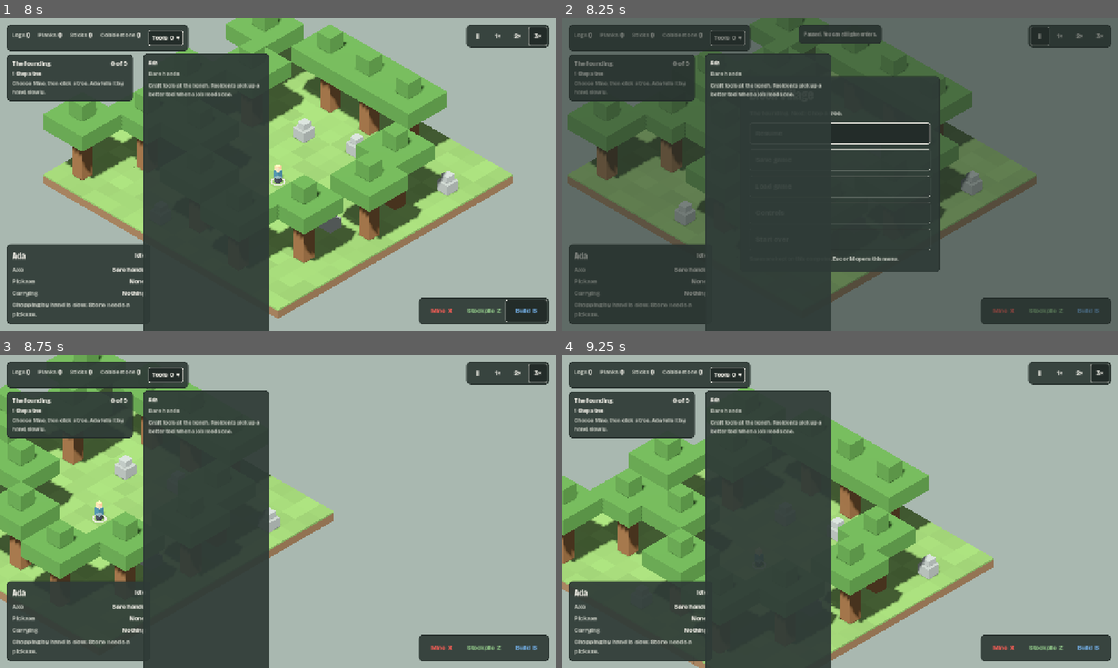
Above: before the commit, frames 1-4 (two rows, left to right).
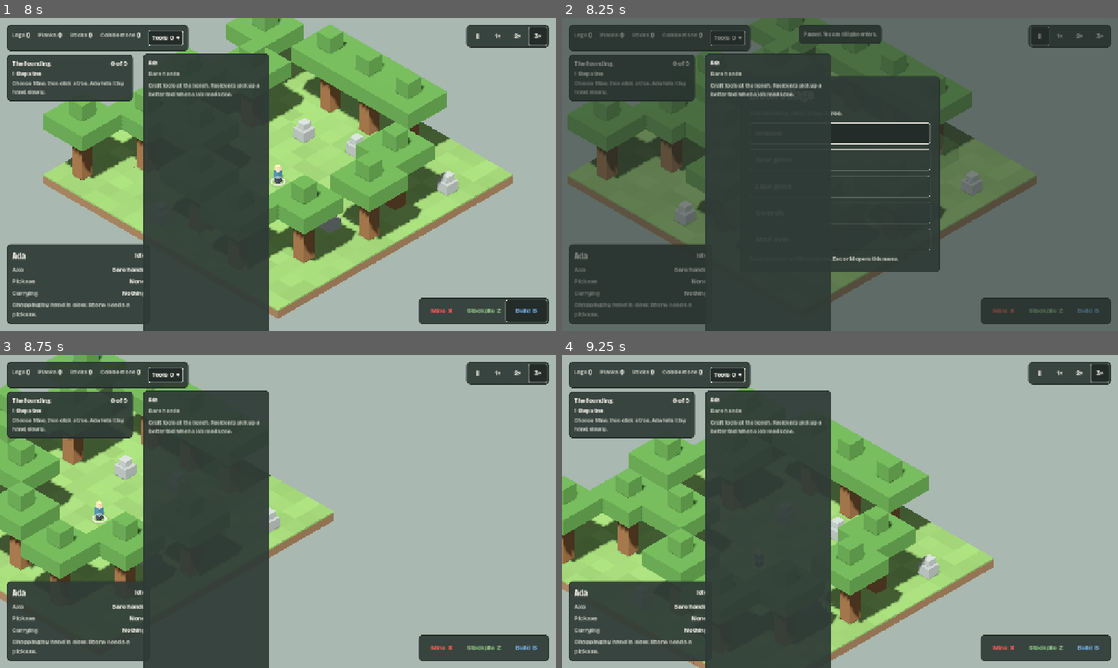
Above: after the commit, the same moments.

Repository: NerdyToddGerdy/mc_village
Game: Godot game, scene res://scenes/main.tscn
Same seed, same stepped clock (60 frames per second), same inputs: the game is played once before the commit and once after it.
Inputs (mouse positions are in pixels of both pictures, inside the frame that each line leads up to):
- Up to frame 1 (8 s): click "Play" at 0.5 s; click "Tools 0 ▾" at 1.25 s; click "‖" at 2 s; click "1×" at 2.75 s; click "2×" at 3.5 s; click "3×" at 4.25 s; click "Mine X" at 5 s; click "Stockpile Z" at 5.75 s; click "Build B" at 6.5 s; click "Crafting bench T 4 logs" at 7.25 s
- Up to frame 2 (8.25 s): tap A at 8 s; move the mouse to (962, 158) at 8.02 s; hold D from 8.03 s (still down); tap M at 8.1 s; click (962, 158) at 8.17 s
- Up to frame 3 (8.75 s): keep holding D; tap Space at 8.27 s
- Up to frame 4 (9.25 s): release D at 8.75 s; tap A at 8.75 s; drag from (728, 527) to (812, 574) at 8.77 s

Frame 1 is identical in both runs. In frame 2, 0.5% of the frame differs, in the area x 68-74%, y 36-59%; in frame 3, less than 0.1%; in frame 4, nothing differs.

Commit message:
Fade trees in front of what the player is looking at; cut away roofs
- Trees standing between the camera and a selected resident, the cell
  under the cursor, a blueprint being placed, or a selected building,
  tree or boulder fade to a see-through shape (30% opacity). The tree
  under the cursor stays solid so it can still be mined.
- A finished house's roof is cut away while the house is selected or
  the cursor is inside it.
- Trees and finished roofs are drawn as their own layers and only
  rebuilt when what's faded or open changes.
- Game-scene test covers fading and roof cutaways; spec §12 records
  the visibility rules.

Refs #3

Co-Authored-By: Claude Opus 5.5 <noreply@anthropic.com>

Diff:
--- a/game/scenes/game.gd
+++ b/game/scenes/game.gd
@@ -161,6 +161,47 @@
 	_world.live_outlines = outlines
 	_world.live_fills = fills
 	_hud.show_hint(hint, _mouse, hint_col)
+	_update_focus(sel)
+
+
+## Tells the world view what the player is looking at, so trees in front of it fade and the roof
+## of a selected or hovered house is cut away (issue #3).
+func _update_focus(sel) -> void:
+	var pts: Array = []
+	for id in selection.get("ids", []):
+		var r := sim.resident(id)
+		if not r.is_empty():
+			pts.append([Vector3(r.pos.x + 0.5, 0.2, r.pos.y + 0.5), 0])
+			pts.append([Vector3(r.pos.x + 0.5, 1.0, r.pos.y + 0.5), 0])
+	if _hover != null:
+		# The tree under the cursor stays solid, so you can see what you're about to mine.
+		var under = _pick(_mouse, false)
+		var keep: int = under.id if under != null and under.kind == "tree" else 0
+		pts.append([Vector3(_hover.x + 0.5, 0.05, _hover.y + 0.5), keep])
+	if tool == "build" and placing != "" and _hover != null:
+		_add_rect_points(pts, Rect2i(_placement_origin(), Defs.TEMPLATES[placing].size), 0.1, 0)
+	if sel != null:
+		if sel.kind == "site":
+			_add_rect_points(pts, Rect2i(sel.origin, sel.size), sim.site_height(sel), 0)
+		else:
+			pts.append([Vector3(sel.cell.x + 0.5, 0.5, sel.cell.y + 0.5), sel.id])
+	_world.focus_points = pts
+	var roofs: Array = []
+	if sel != null and sel.kind == "site" and sel.tpl == "house":
+		roofs.append(sel.id)
+	if _hover != null:
+		var h = sim.site_at(_hover)
+		if h != null and h.tpl == "house" and not roofs.has(h.id):
+			roofs.append(h.id)
+	_world.open_roofs = roofs
+
+
+## The corners and centre of a footprint, so a tree hiding any part of it fades.
+static func _add_rect_points(pts: Array, r: Rect2i, h: float, ignore: int) -> void:
+	for p in [Vector2(r.position) + Vector2(0.5, 0.5), Vector2(r.end) - Vector2(0.5, 0.5),
+			Vector2(r.position.x + 0.5, r.end.y - 0.5), Vector2(r.end.x - 0.5, r.position.y + 0.5),
+			(Vector2(r.position) + Vector2(r.end)) / 2.0]:
+		pts.append([Vector3(p.x, h, p.y), ignore])
 
 
 func _placement_origin() -> Vector2i:
@@ -579,6 +620,8 @@
 	selection = {"kind": "site", "id": house.id}
 	if "--tools" in OS.get_cmdline_user_args():
 		_hud._tools_pinned = true
+	if "--select-ada" in OS.get_cmdline_user_args():
+		selection = {"kind": "res", "ids": [sim.residents[0].id]}
 	for i in 30:
 		await get_tree().process_frame
 	var img := get_viewport().get_texture().get_image()
--- a/game/tests/game_test.gd
+++ b/game/tests/game_test.gd
@@ -69,6 +69,49 @@
 	game.set_tool("")
 
 
+func _test_fading(game: Game) -> void:
+	var sim := game.sim
+	var world: WorldView = game._world
+	game._hover = null
+	game.selection = {}
+	await process_frame
+	await process_frame
+	var candidates := sim.trees.filter(func(t): return t.alive and sim.walkable(t.cell - Vector2i(2, 2)) and sim.site_at(t.cell - Vector2i(2, 2)) == null)
+	check(not candidates.is_empty(), "a standing tree with open ground behind it")
+	if candidates.is_empty():
+		return
+	var tree: Dictionary = candidates[0]
+	check(not world.faded_trees.has(tree.id), "trees are solid when nothing is focused")
+	# Something directly behind the tree, from the camera's point of view, two cells further back.
+	var bench := sim.place_site("bench", tree.cell - Vector2i(2, 2))
+	game.selection = {"kind": "site", "id": bench.id}
+	await process_frame
+	await process_frame
+	check(world.faded_trees.has(tree.id), "selecting a bench behind a tree fades that tree")
+	check(world.faded_trees.size() <= 2, "only trees in front of it fade (%d faded)" % world.faded_trees.size())
+	game.selection = {}
+	await process_frame
+	await process_frame
+	check(not world.faded_trees.has(tree.id), "the tree turns solid again when nothing behind it is focused")
+	sim.cancel_site(bench)
+	var house := sim.place_site("house", Vector2i(11, 0))
+	house.stage = 3
+	house.done = true
+	sim.rev += 1
+	await process_frame
+	var roof_boxes: int = world._roofs.multimesh.instance_count
+	check(roof_boxes > 0, "a finished house has a roof")
+	game.selection = {"kind": "site", "id": house.id}
+	await process_frame
+	await process_frame
+	check(world.open_roofs.has(house.id) and world._roofs.multimesh.instance_count == 0, "selecting the house cuts its roof away")
+	game.selection = {}
+	await process_frame
+	await process_frame
+	check(world._roofs.multimesh.instance_count == roof_boxes, "deselecting puts the roof back")
+	sim.cancel_site(house)
+
+
 func _initialize() -> void:
 	var game: Game = load("res://scenes/main.tscn").instantiate()
 	root.add_child(game)
@@ -107,6 +150,7 @@
 	check(game.sim.tick > saved_tick, "the loaded game keeps running")
 	check(game.load_slot(4) != "", "an empty slot can't be loaded")
 	_test_drag(game)
+	await _test_fading(game)
 	game.open_menu("main")
 	game.restart()
 	check(game.sim.tick == 0 and game.sim.residents.size() == 1 and not menu.visible, "Start over begins a fresh game")
--- a/game/view/world_view.gd
+++ b/game/view/world_view.gd
@@ -25,6 +25,16 @@
 var live_outlines: Array = []   ## {rect: Rect2i, h: float, color: Color, dashed: bool}
 var live_fills: Array = []      ## {rect: Rect2i, h: float, color: Color}
 var selected_ids: Array = []    ## Resident ids with a selection ring.
+## What the player is looking at, as [world point, entity id to ignore]. Trees standing between the
+## camera and any of these fade to a see-through shape (brief §11: fade obstructing objects).
+var focus_points: Array = []
+var open_roofs: Array = []      ## House ids whose roof is cut away (selected, or the cursor is inside).
+var faded_trees: Array = []     ## Tree ids currently faded.
+
+var _trees: MultiMeshInstance3D
+var _trees_faded: MultiMeshInstance3D
+var _roofs: MultiMeshInstance3D
+var _occluder_sig := ""
 
 
 class Batch:
@@ -57,6 +67,11 @@
 
 func _ready() -> void:
 	_solid = _mm(_material(false, false, 0))
+	_trees = _mm(_material(false, false, 0))
+	var faded := _material(true, false, 0)
+	faded.depth_draw_mode = BaseMaterial3D.DEPTH_DRAW_ALWAYS
+	_trees_faded = _mm(faded)
+	_roofs = _mm(_material(false, false, 0))
 	_ghost = _mm(_material(true, false, 0))
 	_over_dark = _mm(_material(true, true, 9))
 	_over_col = _mm(_material(true, true, 10))
@@ -110,6 +125,7 @@
 	if sig != _stuck_sig:
 		_stuck_sig = sig
 		_build_flags()
+	_build_occluders()
 	_update_people()
 	_build_live()
 
@@ -126,12 +142,6 @@
 			var v := 0.96 + _hash(x, y) * 0.08
 			solid.box(Vector3(x, -0.6, y), Vector3(x + 1, -0.1, y + 1), Palette.DIRT)
 			solid.box(Vector3(x, -0.1, y), Vector3(x + 1, 0, y + 1), Palette.GRASS * Color(v, v, v))
-	for t in sim.trees:
-		if t.alive:
-			var c: Vector2i = t.cell
-			solid.box(Vector3(c.x + 0.1, 0, c.y + 0.1), Vector3(c.x + 0.9, 3, c.y + 0.9), Palette.LOG)
-			solid.box(Vector3(c.x - 1, 3, c.y - 1), Vector3(c.x + 2, 4, c.y + 2), Palette.LEAVES)
-			solid.box(Vector3(c.x, 4, c.y), Vector3(c.x + 1, 5, c.y + 1), Palette.LEAVES)
 	for b in sim.boulders:
 		if b.alive:
 			var c: Vector2i = b.cell
@@ -145,6 +155,7 @@
 			_outline(dark, col, Rect2i(s.origin, s.size), 0.52 if s.stage >= 1 else 0.02, Palette.BLUE, true)
 	solid.apply(_solid)
 	ghost.apply(_ghost)
+	_occluder_sig = ""
 	dark.apply(_over_dark)
 	col.apply(_over_col)
 	_build_marks()
@@ -193,13 +204,72 @@
 			var cc := gcol if stage == 1 else c
 			var lo := 1.7 if Vector2i(x, y) == door else 0.5
 			b.box(Vector3(x, lo, y), Vector3(x + 1, 2.5, y + 1), cc)
-	if stage < 2:
-		return
+	if stage == 2:
+		_add_roof(ghost, o, gcol)
+	# A finished roof is drawn by _build_occluders, so it can be cut away.
+
+
+func _add_roof(b: Batch, o: Vector2i, color: Color) -> void:
 	for a in 3:
 		for x in range(o.x + a, o.x + 5 - a):
 			for y in range(o.y + a, o.y + 5 - a):
-				var b := ghost if stage == 2 else solid
-				b.box(Vector3(x, 2.5 + a * 0.5, y), Vector3(x + 1, 3.0 + a * 0.5, y + 1), gcol if stage == 2 else Palette.ROOF)
+				b.box(Vector3(x, 2.5 + a * 0.5, y), Vector3(x + 1, 3.0 + a * 0.5, y + 1), color)
+
+
+# ---------------------------------------------------------------- trees and roofs that get out of the way
+
+const _TOWARD_CAMERA := Vector3(0.57735, 0.57735, 0.57735)
+
+
+static func _tree_boxes(c: Vector2i) -> Array:
+	return [AABB(Vector3(c.x + 0.1, 0, c.y + 0.1), Vector3(0.8, 3, 0.8)),
+		AABB(Vector3(c.x - 1, 3, c.y - 1), Vector3(3, 1, 3)),
+		AABB(Vector3(c.x, 4, c.y), Vector3(1, 1, 1))]
+
+
+## True when the tree stands between the camera and one of the focus points.
+func _tree_occludes(t: Dictionary) -> bool:
+	for f in focus_points:
+		if f[1] == t.id:
+			continue
+		var p: Vector3 = f[0]
+		for box in _tree_boxes(t.cell):
+			if box.intersects_segment(p + _TOWARD_CAMERA * 0.05, p + _TOWARD_CAMERA * 80.0) != null:
+				return true
+	return false
+
+
+## Draws trees (solid or faded) and finished roofs (unless cut away). Cheap to check every frame;
+## the meshes are only rebuilt when which trees are faded or which roofs are open changes.
+func _build_occluders() -> void:
+	var faded: Array = []
+	for t in sim.trees:
+		if t.alive and _tree_occludes(t):
+			faded.append(t.id)
+	var sig := "%d|%s|%s" % [sim.rev, faded, open_roofs]
+	if sig == _occluder_sig:
+		return
+	_occluder_sig = sig
+	faded_trees = faded
+	var solid := Batch.new()
+	var see_through := Batch.new()
+	for t in sim.trees:
+		if not t.alive:
+			continue
+		var fade: bool = faded.has(t.id)
+		var b := see_through if fade else solid
+		var alpha := 0.3 if fade else 1.0
+		var boxes := _tree_boxes(t.cell)
+		b.box(boxes[0].position, boxes[0].end, Color(Palette.LOG, alpha))
+		b.box(boxes[1].position, boxes[1].end, Color(Palette.LEAVES, alpha))
+		b.box(boxes[2].position, boxes[2].end, Color(Palette.LEAVES, alpha))
+	solid.apply(_trees)
+	see_through.apply(_trees_faded)
+	var roofs := Batch.new()
+	for s in sim.sites:
+		if s.tpl == "house" and s.done and not open_roofs.has(s.id):
+			_add_roof(roofs, s.origin, Palette.ROOF)
+	roofs.apply(_roofs)
 
 
 ## A chalk outline around `rect` at height `h`, drawn over everything, on a dark under-stroke.
Not shown, changed: slice-1-spec.md
